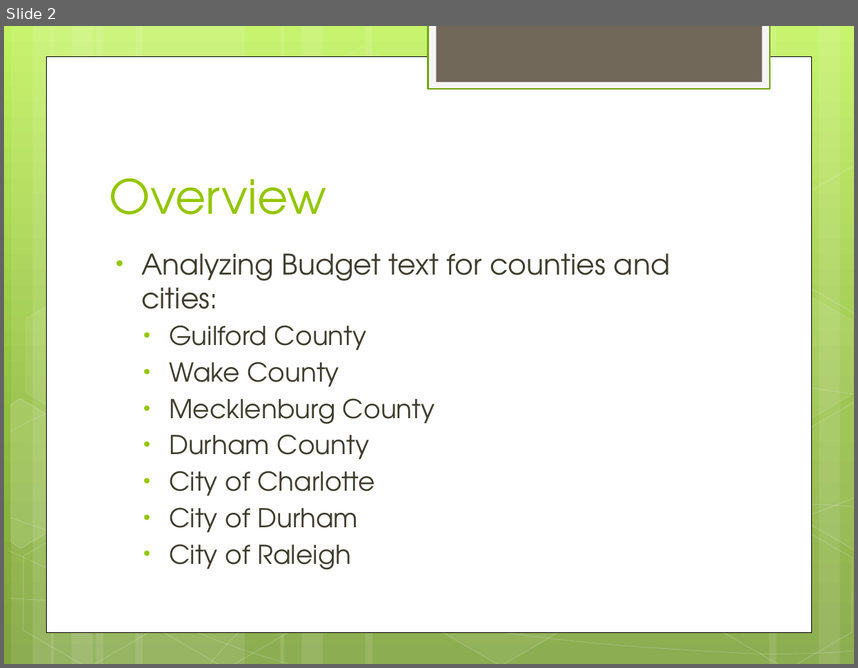
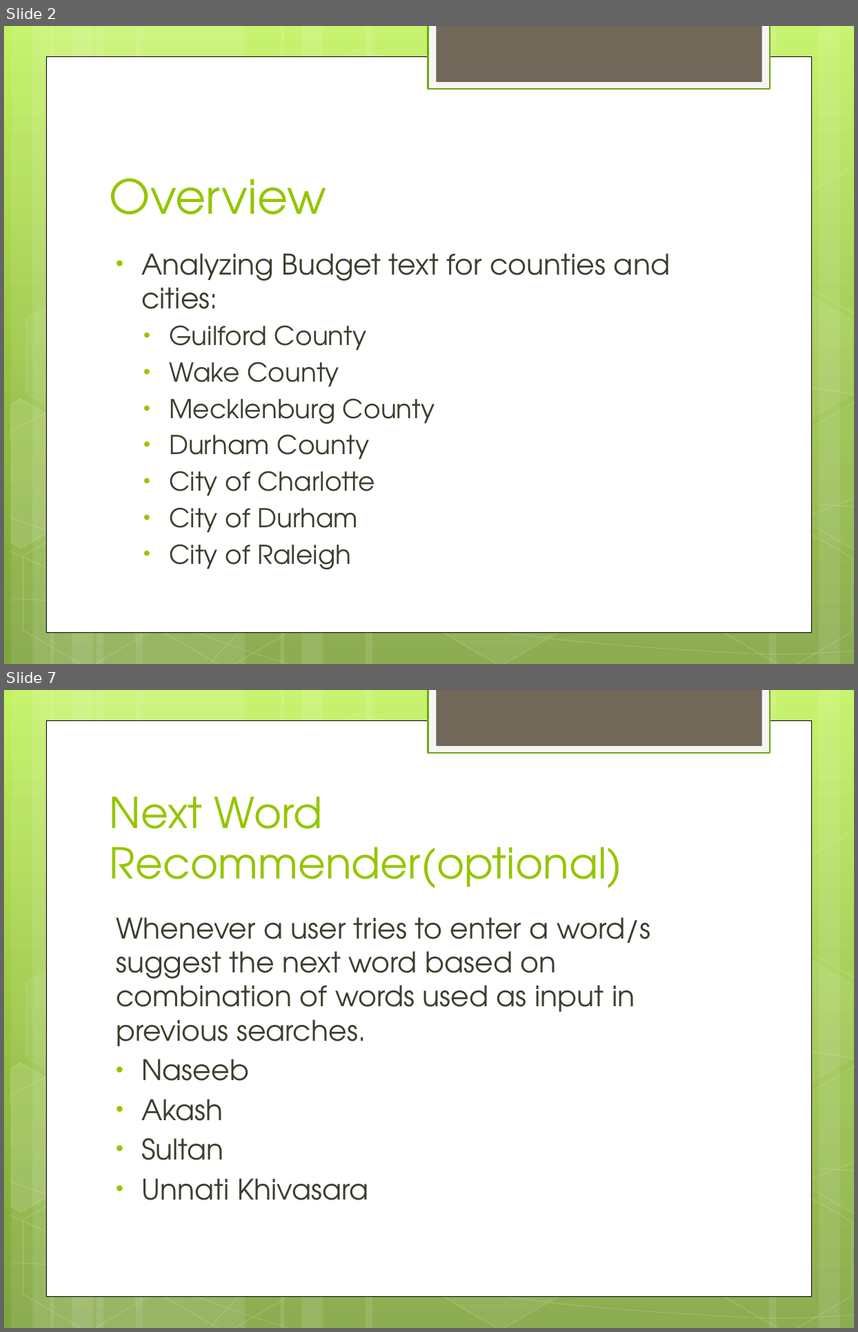
Before and after one commit to UNCG-CSE/Budget_Text_Analysis, a slide deck: doc/Project Review 1.pptx. Shown one above the other, each under a label of ours: slide 2 before the commit, slides 2 and 7 after it; the slides between them are not shown. The pictures are 858x668 and 858x1332 pixels, drawn with LibreOffice and Linux fonts; fonts in the diff are those of the drawing. Boxes give left, top, right and bottom in pixels: in the first picture for what was removed or moved away, otherwise in the second. Text is boxed around its words. In the diff, an @@ line names an element or a change of style, - is before the commit and + after.

```diff
--- a/doc/Project Review 1.pptx
+++ b/doc/Project Review 1.pptx
@@ slide 7 added at [4,690,854,1328], background gradient #C3F35F to #93BF3F to #81A53E; not listed: 31 template elements that a slide beside it also shows @@
@@ title added at [110,796,622,888], 36 pt, text #94C600 @@
+Next Word Recommender(optional)
@@ text added at [116,917,651,1200], 24 pt, text #3E3D2D @@
+Whenever a user tries to enter a word/s suggest the next word based on combination of words used as input in previous searches.
+• Naseeb
+• Akash
+• Sultan
+• Unnati Khivasara
```
Also in this commit, not shown: 1 slide changed, 5 other slides added, 1 other file.
